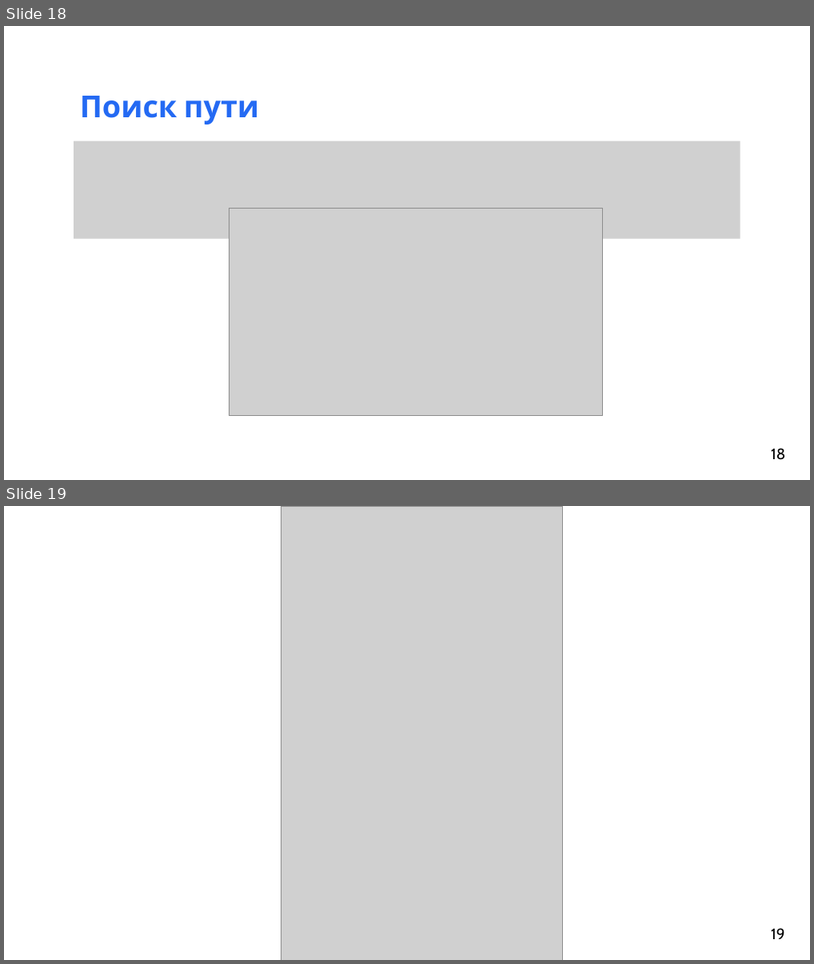
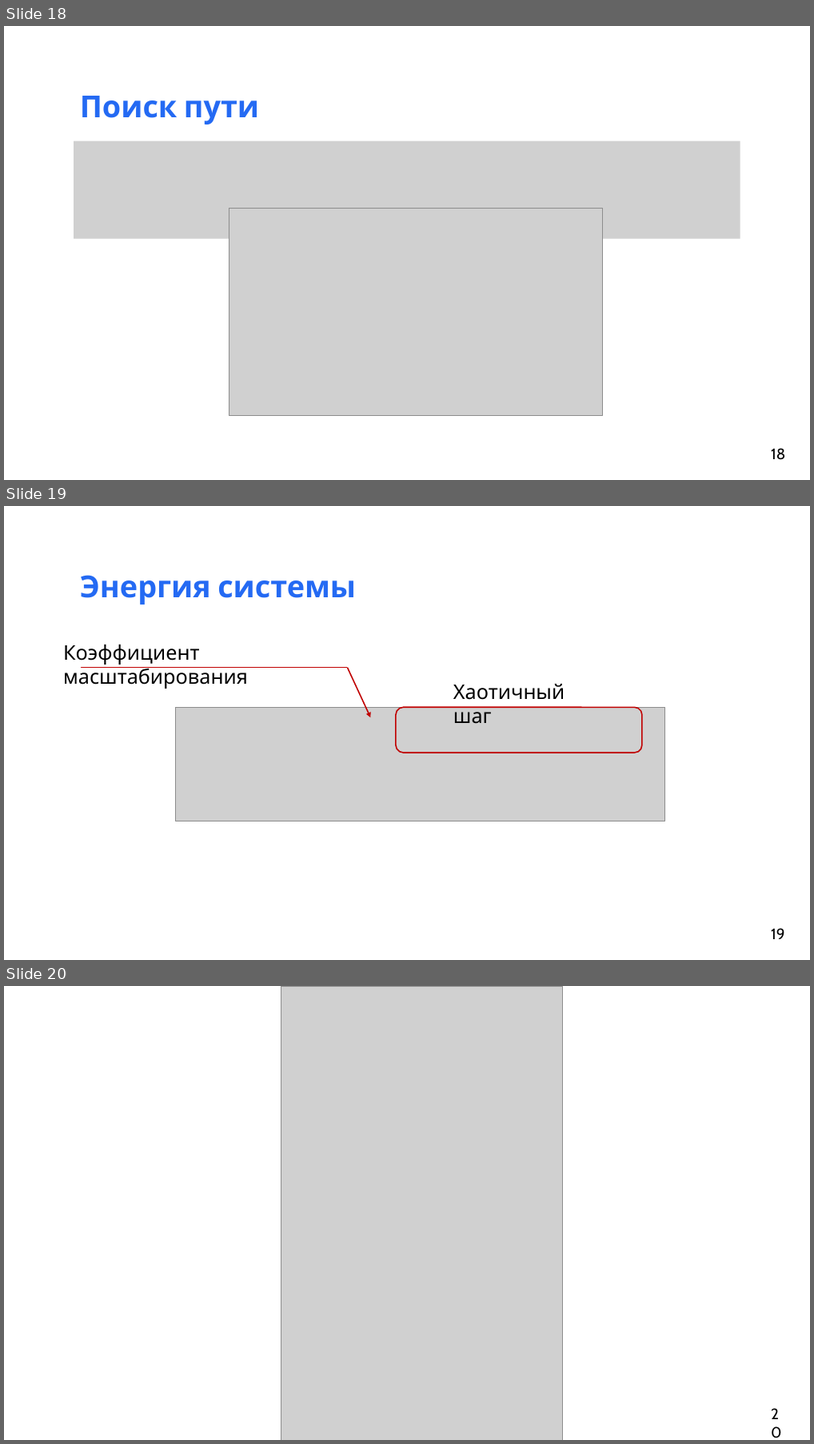
Before and after one commit to Xac1k/year-study-work, a slide deck: Презентация 0.2.pptx. Shown one above the other, each under a label of ours: slides 18 and 19 before the commit, slides 18, 19 and 20 after it. The pictures are 814x964 and 814x1444 pixels, drawn with LibreOffice and Linux fonts; fonts in the diff are those of the drawing; grey boxes stand for pictures. Boxes give left, top, right and bottom in pixels: in the first picture for what was removed or moved away, otherwise in the second. Text is boxed around its words. In the diff, an @@ line names an element or a change of style, - is before the commit and + after.

```diff
--- a/Презентация 0.2.pptx
+++ b/Презентация 0.2.pptx
@@ slide 19 added at box(4, 506, 810, 960), background #FFFFFF @@
@@ title added at box(80, 575, 356, 604), 36 pt, text #246AF3, bold @@
+Энергия системы
@@ text added at box(63, 644, 248, 688), 24 pt, text #000000 @@
+Коэффициент масштабирования
@@ line added from (348, 668) to (81, 668), #C00000 1.5 pt @@
@@ arrow added from (348, 668) to (370, 717), #C00000 1.5 pt @@
@@ text added at box(454, 684, 565, 724), 24 pt, text #000000 @@
+Хаотичный шаг
@@ picture added at box(176, 707, 666, 820) @@
@@ rounded rectangle added at box(396, 707, 642, 752), outline #C00000 1.5 pt @@
@@ page number added at box(771, 928, 785, 939), 18 pt, text #000000 @@
+19
@@ what was slide 19 is now slide 20 @@
@@ page number at box(771, 1408, 785, 1419): text changed @@
-19
+20
```
Also in this commit, not shown: 1 slide changed, 2 other slides added, 1 other file.
